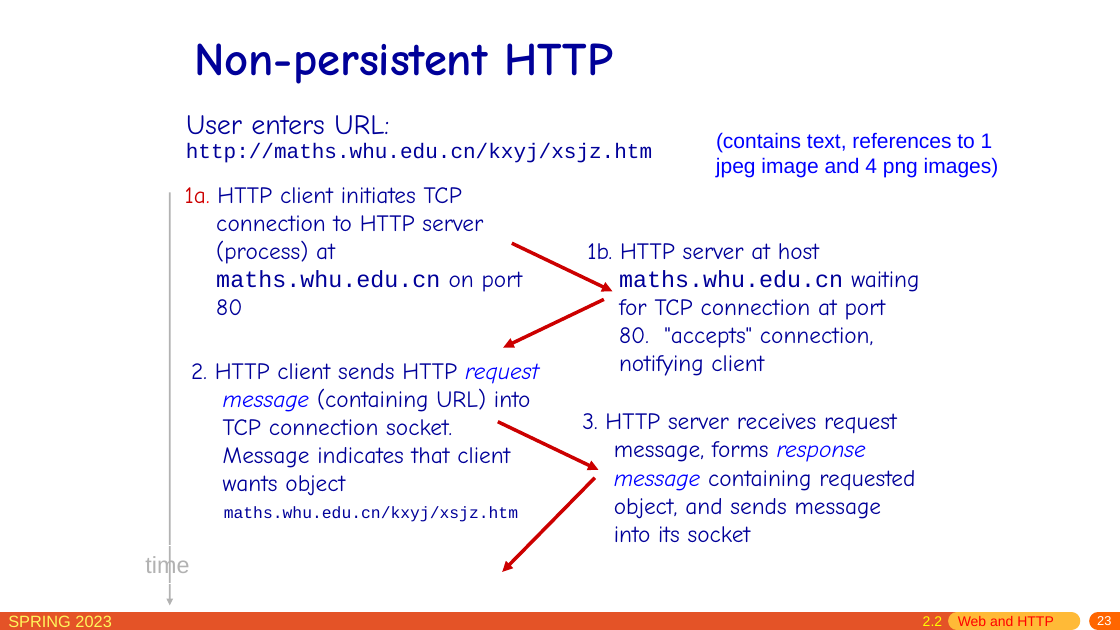
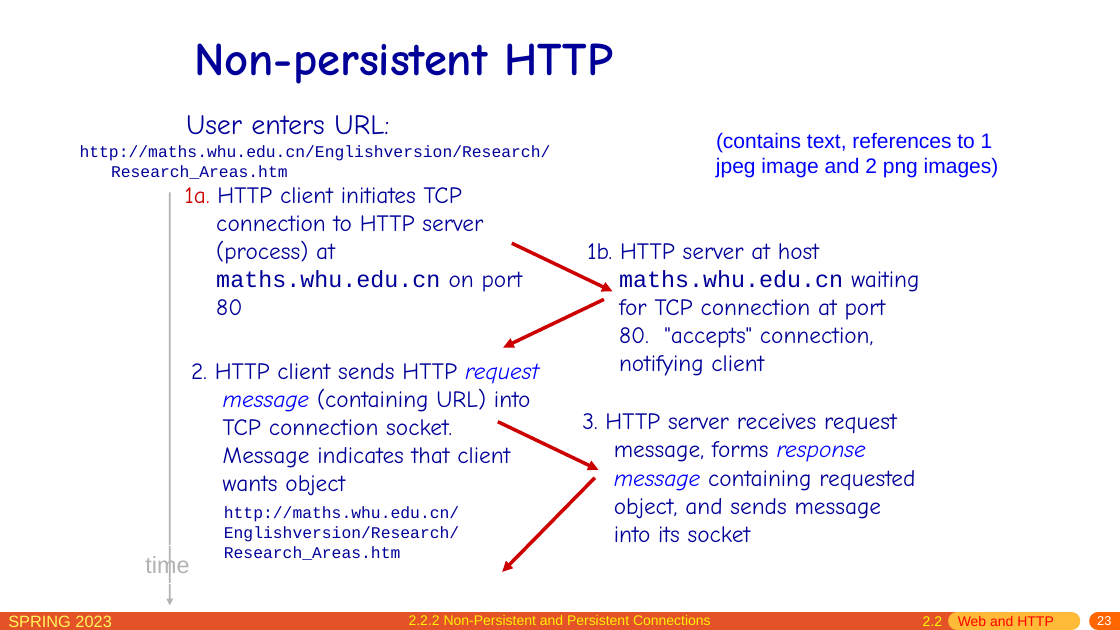
Before and after one commit to network-whu/slides, a slide deck: slide 23 of pptx/chapter2.pptx. Drawn at 1120x630 pixels with LibreOffice and Linux fonts; fonts in the diff are those of the drawing. Boxes give left, top, right and bottom in pixels: in the first picture for what was removed or moved away, otherwise in the second. Text is boxed around its words. In the diff, an @@ line names an element or a change of style, - is before the commit and + after.

```diff
--- a/pptx/chapter2.pptx
+++ b/pptx/chapter2.pptx
@@ text at [80, 145, 551, 179]: text changed; size 18 to 14 pt @@
-http://maths.whu.edu.cn/kxyj/xsjz.htm
+http://maths.whu.edu.cn/Englishversion/Research/Research_Areas.htm
@@ text at [716, 157, 999, 177]: text changed @@
-jpeg image and 4 png images)
+jpeg image and 2 png images)
@@ text at [224, 506, 459, 560]: text changed @@
-maths.whu.edu.cn/kxyj/xsjz.htm
+http://maths.whu.edu.cn/Englishversion/Research/Research_Areas.htm
@@ text added at [409, 615, 711, 625], 12 pt, text #FFF105 @@
+2.2.2 Non-Persistent and Persistent Connections
```
Also in this commit, not shown: 28 other slides changed.
